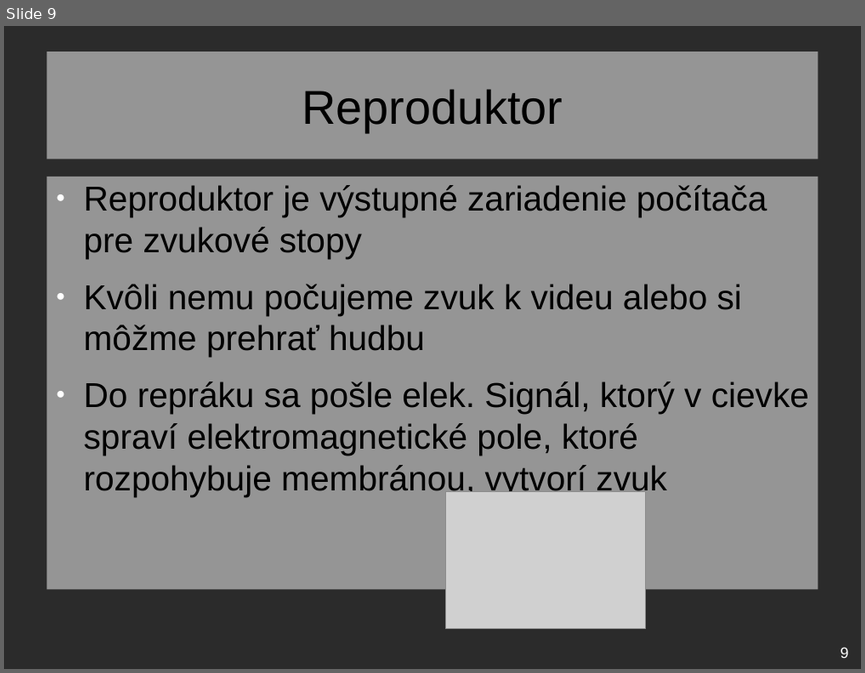
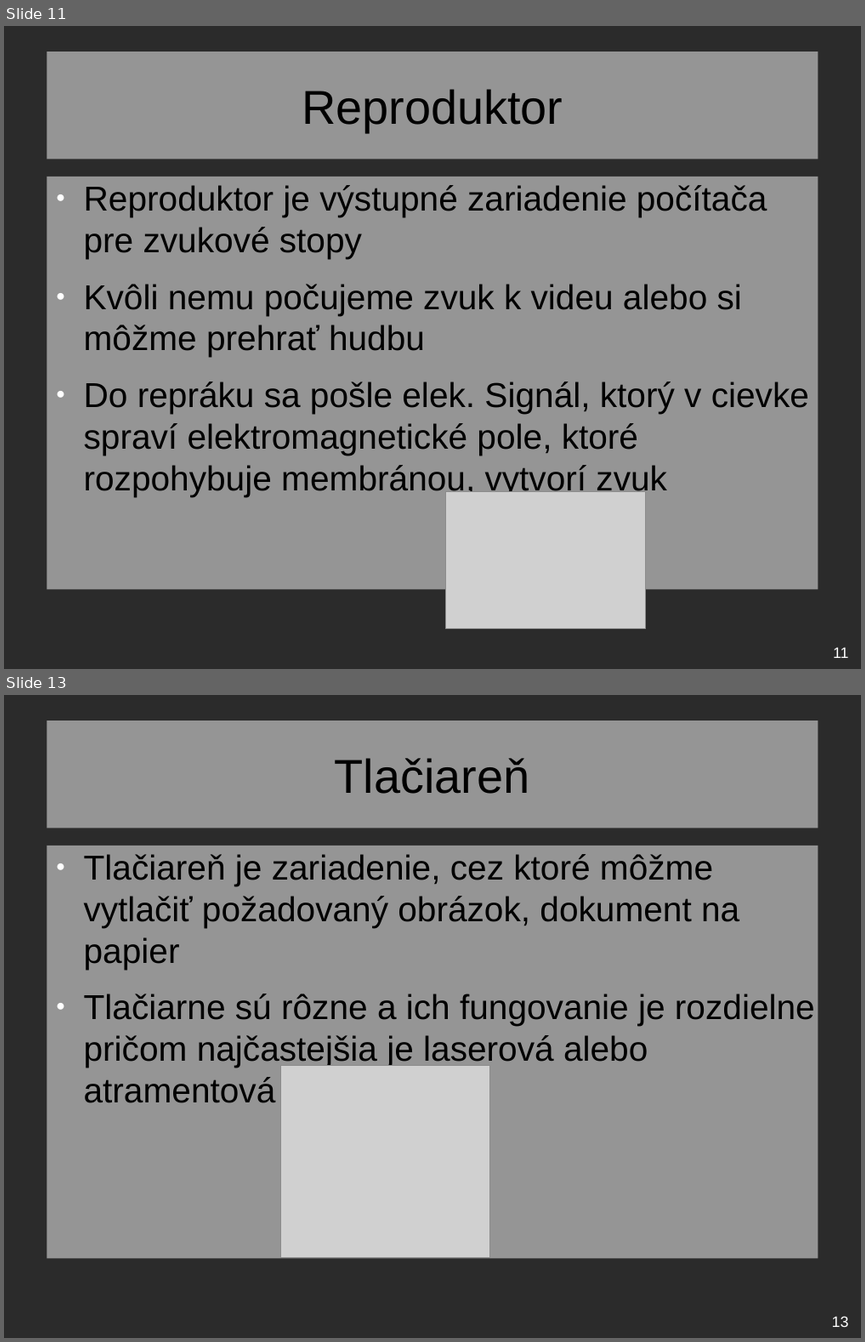
Before and after one commit to ZekoSNB/School, a slide deck: ASW/zariadenia.odp. Shown one above the other, each under a label of ours: slide 9 before the commit, slides 11 and 13 after it; the slides between them are not shown. The pictures are 865x673 and 865x1342 pixels, drawn with LibreOffice and Linux fonts; fonts in the diff are those of the drawing; grey boxes stand for pictures; background and template pictures are left out; a plain dark background stands for a picture behind light text. Boxes give left, top, right and bottom in pixels: in the first picture for what was removed or moved away, otherwise in the second. Text is boxed around its words. In the diff, an @@ line names an element or a change of style, - is before the commit and + after.

```diff
--- a/ASW/zariadenia.odp
+++ b/ASW/zariadenia.odp
@@ slide 13 added at [4,695,861,1338], background picture (left out) @@
@@ title added at [46,721,818,828], fill #FFFFFF at 50% opacity, 44 pt, text #000000 @@
+Tlačiareň
@@ text added at [46,845,818,1258], fill #FFFFFF at 50% opacity, 32 pt, text #000000 @@
+● Tlačiareň je zariadenie, cez ktoré môžme vytlačiť požadovaný obrázok, dokument na papier
+● Tlačiarne sú rôzne a ich fungovanie je rozdielne pričom najčastejšia je laserová alebo atramentová
@@ picture added at [281,1065,490,1257] @@
@@ page number added at [832,1315,849,1327], 14 pt, text #FFFFFF @@
+13
@@ what was slide 9 is now slide 11 @@
@@ page number at [833,646,848,658]: text changed @@
-9
+11
```
Also in this commit, not shown: 1 slide changed, 5 other slides added, 1 slide removed, 1 other file.
